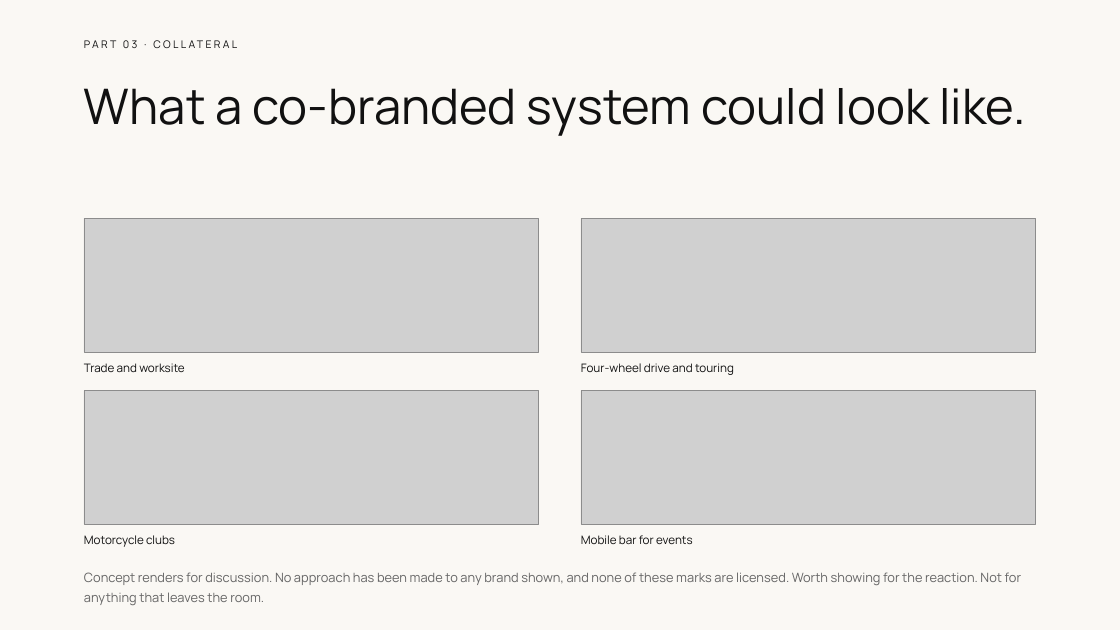
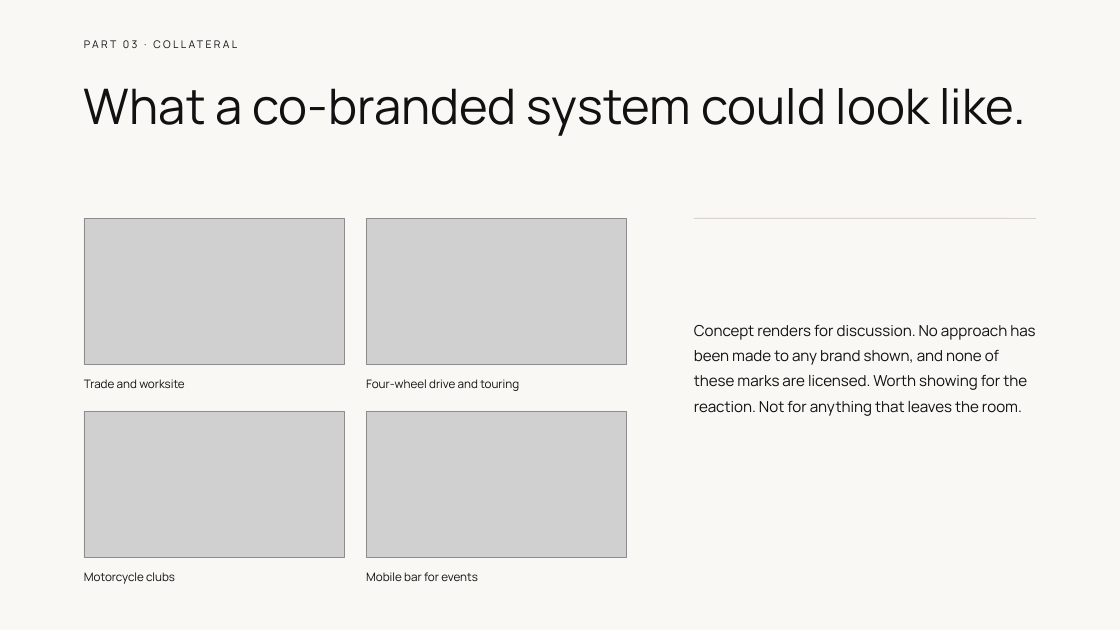
Before and after one commit to clentjewell/tapthatbrewery, a slide deck: slide 14 of 00 Admin/06 Presentations/JP_TapThat_ThePivot_v03.pptx. Drawn at 1120x630 pixels with LibreOffice and Linux fonts; fonts in the diff are those of the drawing; grey boxes stand for pictures. Boxes give left, top, right and bottom in pixels: in the first picture for what was removed or moved away, otherwise in the second. Text is boxed around its words. In the diff, an @@ line names an element or a change of style, - is before the commit and + after.

```diff
--- a/00 Admin/06 Presentations/JP_TapThat_ThePivot_v03.pptx
+++ b/00 Admin/06 Presentations/JP_TapThat_ThePivot_v03.pptx
@@ picture: place and size @@
-picture at [84,218,539,352]
+picture at [84,218,344,365]
@@ picture: place and size @@
-picture at [581,218,1037,352]
+picture at [366,218,627,365]
@@ text "Concept renders for discussion. No ...": place and size @@
-text "Concept renders for discussion. No ..." at [84,572,1022,605]
+text "Concept renders for discussion. No ..." at [694,325,1035,416]
@@ text "Concept renders for discussion. No ..." at [694,325,1035,416]: size 11 to 13 pt, text colour #666666 to #111111; line spacing 1.3 to 1.4 @@
@@ line added from (694, 218) to (1036, 218), #D8D4CF 0.75 pt @@
@@ text "Trade and worksite": place and size @@
-text "Trade and worksite" at [84,363,184,372]
+text "Trade and worksite" at [84,379,184,388]
@@ text "Four-wheel drive and touring": place and size @@
-text "Four-wheel drive and touring" at [581,363,734,375]
+text "Four-wheel drive and touring" at [366,379,519,391]
@@ picture: place and size @@
-picture at [84,391,539,524]
+picture at [84,411,344,557]
@@ picture: place and size @@
-picture at [581,391,1037,524]
+picture at [366,411,627,557]
@@ text "Motorcycle clubs": place and size @@
-text "Motorcycle clubs" at [84,535,175,547]
+text "Motorcycle clubs" at [84,572,175,584]
@@ text "Mobile bar for events": place and size @@
-text "Mobile bar for events" at [581,535,693,544]
+text "Mobile bar for events" at [366,572,478,581]
```
Also in this commit, not shown: 6 other slides changed, 4 other files.
